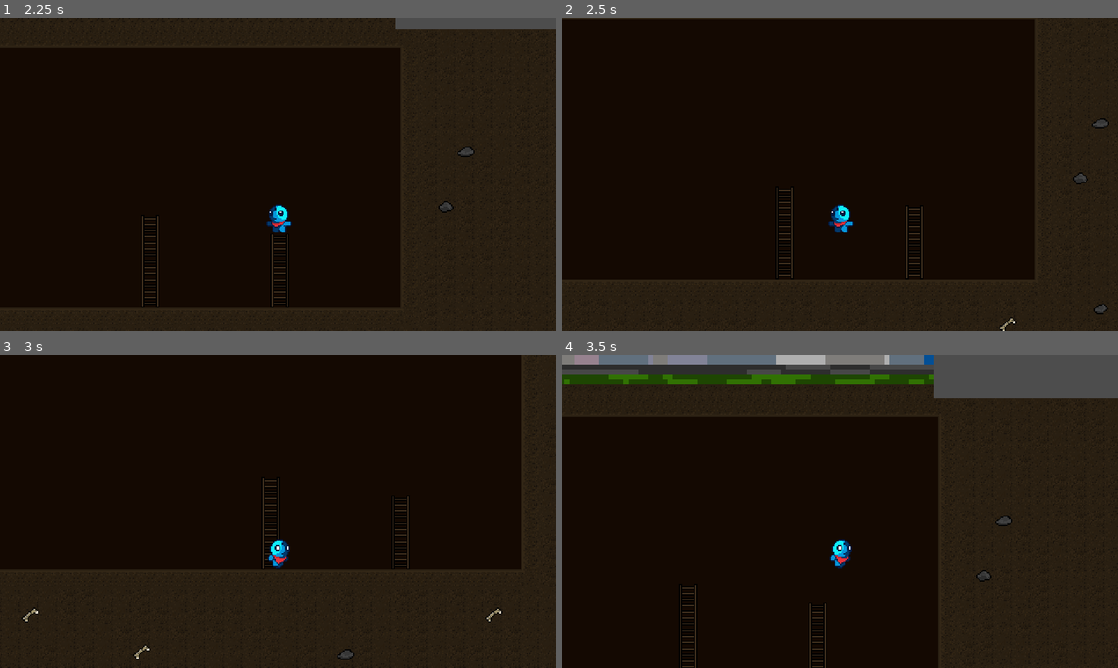
Above: before the commit, frames 1-4 (two rows, left to right).
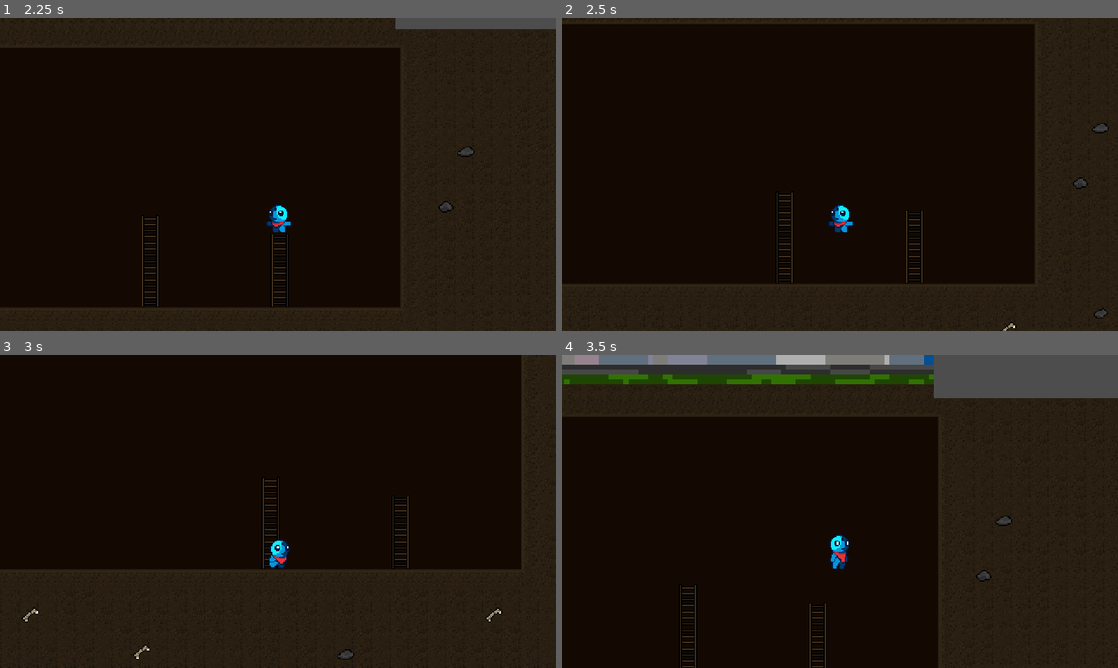
Above: after the commit, the same moments.

Repository: Final-Cake-Games/pirate-software-gamejam-14
Game: Godot game, scene res://scenes/test_level.tscn
Two runs of this game, one before a commit and one after it. Both use one fixed random seed, a clock stepped at 60 frames per second and the inputs below. The project has no main scene, so this scene is started directly.
Inputs:
- Up to frame 1 (2.25 s): hold D (move_right) 0.53-2.03 s; tap Space (jump) at 0.77, 1.52 s; hold A (move_left) from 2.03 s (still down)
- Up to frame 2 (2.5 s): keep holding A (move_left)
- Up to frame 3 (3 s): release A (move_left) at 2.78 s; hold D (move_right) from 2.78 s (still down)
- Up to frame 4 (3.5 s): keep holding D (move_right); tap Space (jump) at 3.02 s

Frame 1 is identical in both runs. In frame 2, 1.7% of the frame differs, in the area x 0-99%, y 0-100%; in frame 3, less than 0.1%; in frame 4, 0.3%.

Commit message:
Made climb collision longer on the Y axis

Diff:
--- a/scenes/player.tscn
+++ b/scenes/player.tscn
@@ -240,7 +240,7 @@
 }
 
 [sub_resource type="RectangleShape2D" id="RectangleShape2D_8d6dx"]
-size = Vector2(10, 15)
+size = Vector2(10, 29)
 
 [node name="Player" type="CharacterBody2D"]
 z_index = 999
@@ -270,7 +270,7 @@
 collision_mask = 4
 
 [node name="CollisionShape2D" type="CollisionShape2D" parent="LadderCheck"]
-position = Vector2(-1, -9.5)
+position = Vector2(-1, -13.5)
 shape = SubResource("RectangleShape2D_8d6dx")
 
 [connection signal="body_entered" from="LadderCheck" to="." method="_on_ladder_check_body_entered"]
